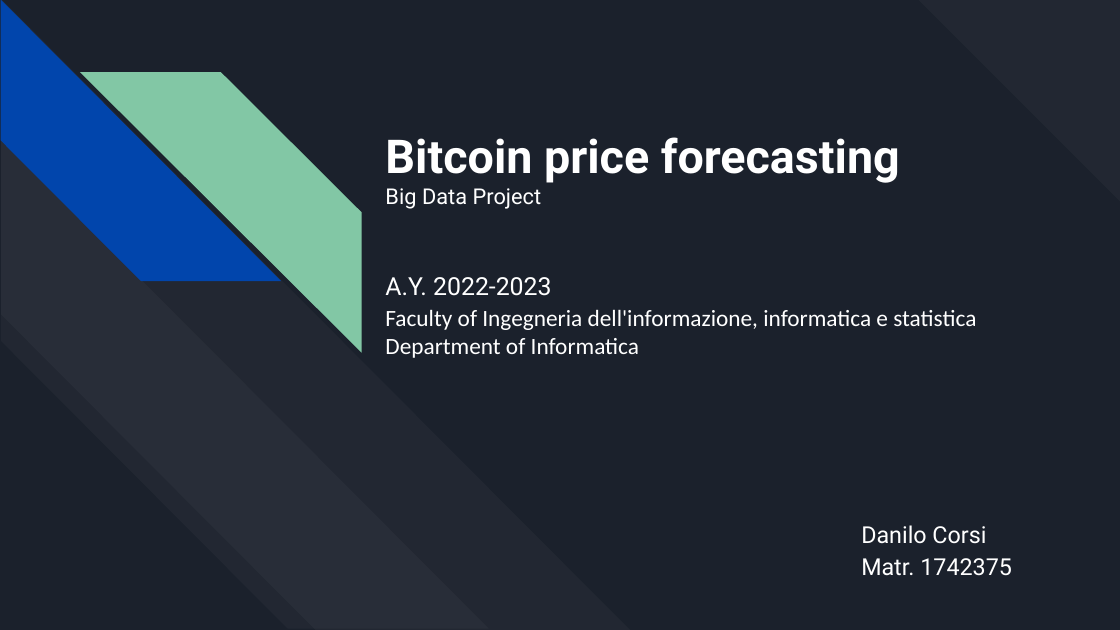
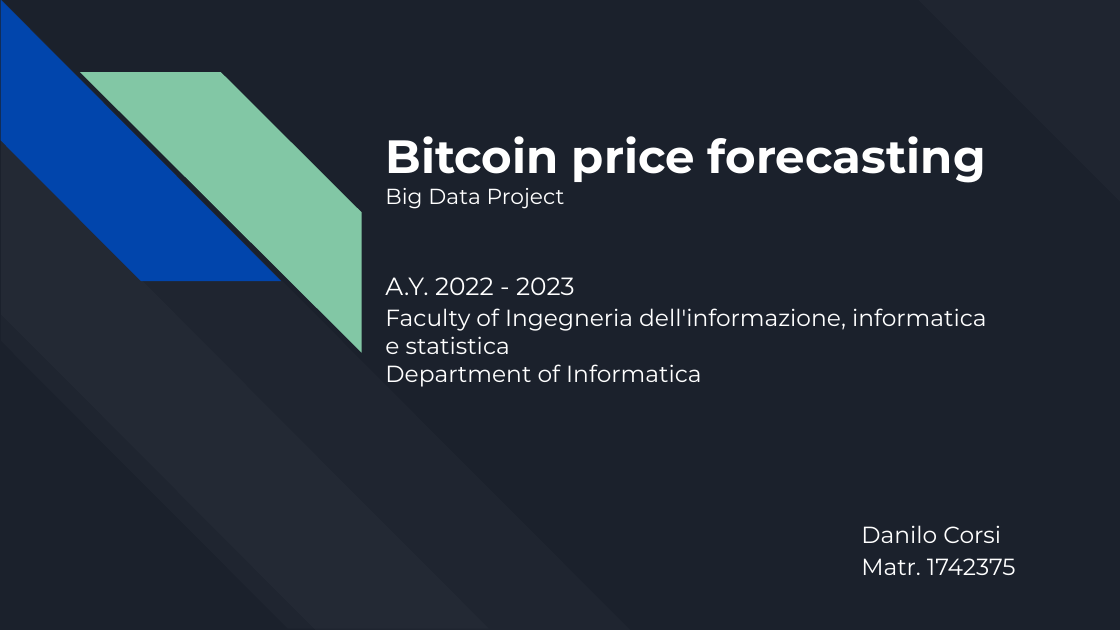
Before and after one commit to CorsiDanilo/bitcoin-price-prediction-with-pyspark, a slide deck: slide 1 of presentation/presentation.pptx. Drawn at 1120x630 pixels with LibreOffice and Linux fonts; fonts in the diff are those of the drawing. Boxes give left, top, right and bottom in pixels: in the first picture for what was removed or moved away, otherwise in the second. Text is boxed around its words. In the diff, an @@ line names an element or a change of style, - is before the commit and + after.

```diff
--- a/presentation/presentation.pptx
+++ b/presentation/presentation.pptx
@@ fill #FFFFFF at 3% opacity to #FFFFFF at 2% opacity in 3 elements at [918, 0, 1120, 202], [0, 1, 631, 629], [0, 140, 489, 627] @@
@@ text at [385, 136, 986, 209]: font Roboto to Montserrat in "Bitcoin price forecasting", "Big Data Project" @@
@@ text "Faculty of Ingegneria dell'informazione, informatica ..." at [385, 308, 987, 387]: font Calibri to Montserrat @@
@@ text at [385, 277, 575, 295]: text changed; font Roboto to Montserrat @@
-A.Y. 2022-2023
+A.Y. 2022 - 2023
@@ text "Danilo Corsi" at [861, 525, 1016, 575]: font Roboto to Montserrat @@
```
Also in this commit, not shown: 5 other slides changed, 14 slides added, 8 slides removed, 2 other files.
